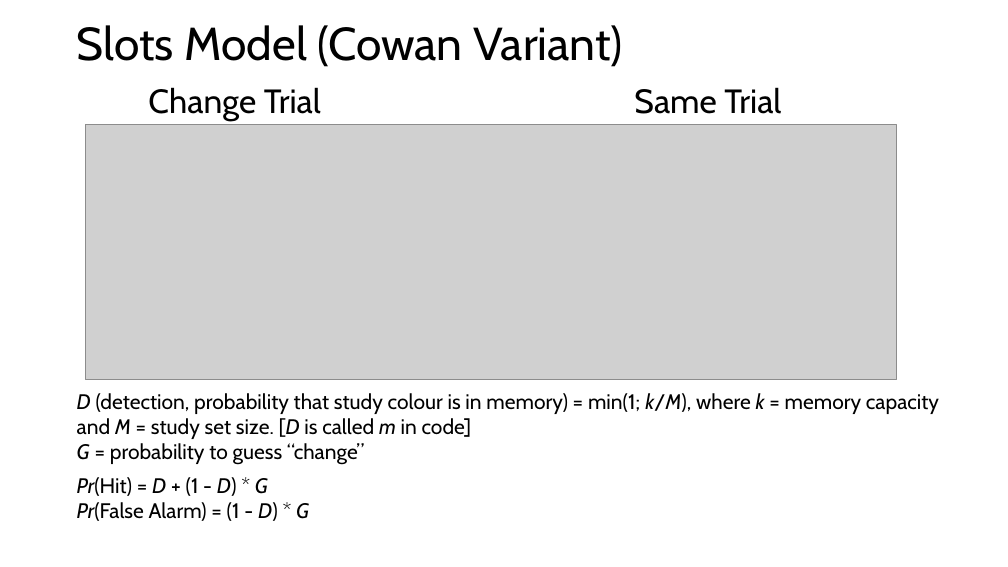
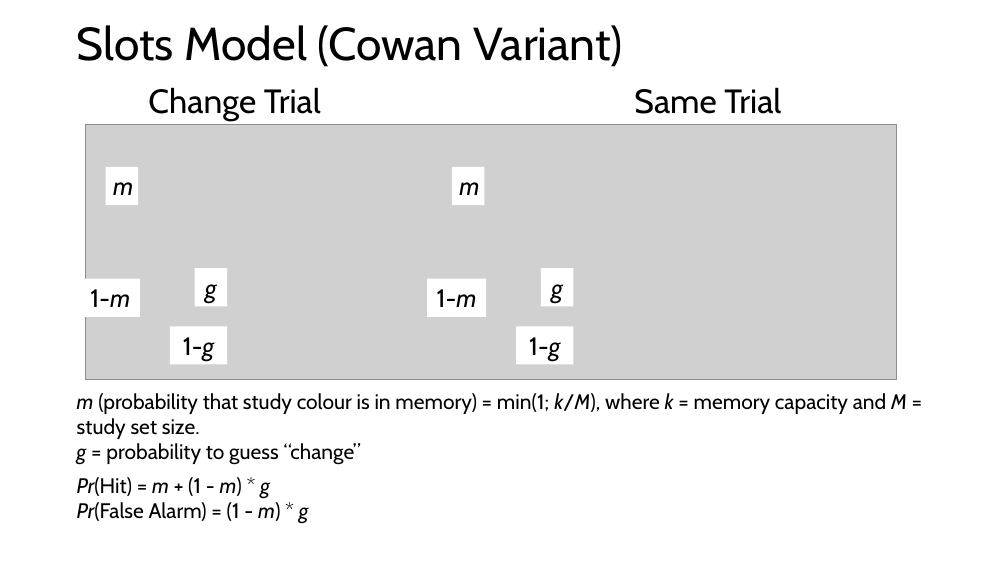
Before and after one commit to singmann/slots-model-brms, a slide deck: slide 3 of Change Detection Task.pptx. Drawn at 1008x567 pixels with LibreOffice and Linux fonts; fonts in the diff are those of the drawing; grey boxes stand for pictures. Boxes give left, top, right and bottom in pixels: in the first picture for what was removed or moved away, otherwise in the second. Text is boxed around its words. In the diff, an @@ line names an element or a change of style, - is before the commit and + after.

```diff
--- a/Change Detection Task.pptx
+++ b/Change Detection Task.pptx
@@ rectangle added at bbox=[106, 167, 138, 205], fill #FFFFFF, 24 pt, text #000000, italic @@
+m
@@ rectangle added at bbox=[452, 167, 485, 205], fill #FFFFFF, 24 pt, text #000000, italic @@
+m
@@ rectangle added at bbox=[194, 268, 227, 306], fill #FFFFFF, 24 pt, text #000000, italic @@
+g
@@ rectangle added at bbox=[541, 268, 573, 306], fill #FFFFFF, 24 pt, text #000000, italic @@
+g
@@ rectangle added at bbox=[81, 279, 140, 317], fill #FFFFFF, 24 pt, text #000000 @@
+1-m
@@ rectangle added at bbox=[427, 279, 486, 317], fill #FFFFFF, 24 pt, text #000000 @@
+1-m
@@ rectangle added at bbox=[170, 327, 228, 364], fill #FFFFFF, 24 pt, text #000000 @@
+1-g
@@ rectangle added at bbox=[516, 327, 574, 364], fill #FFFFFF, 24 pt, text #000000 @@
+1-g
@@ text at bbox=[77, 393, 907, 465]: text changed @@
-D (detection, probability that study colour is in memory) = min(1; k/M), where k = memory capacity and M = study set size. [D is called m in code]
-G = probability to guess “change”
+m (probability that study colour is in memory) = min(1; k/M), where k = memory capacity and M = study set size.
+g = probability to guess “change”
@@ text at bbox=[77, 477, 309, 524]: text changed @@
-Pr(Hit) = D + (1 - D) * G
-Pr(False Alarm) = (1 - D) * G
+Pr(Hit) = m + (1 - m) * g
+Pr(False Alarm) = (1 - m) * g
```
Also in this commit, not shown: 1 other slide changed, 2 other files.
